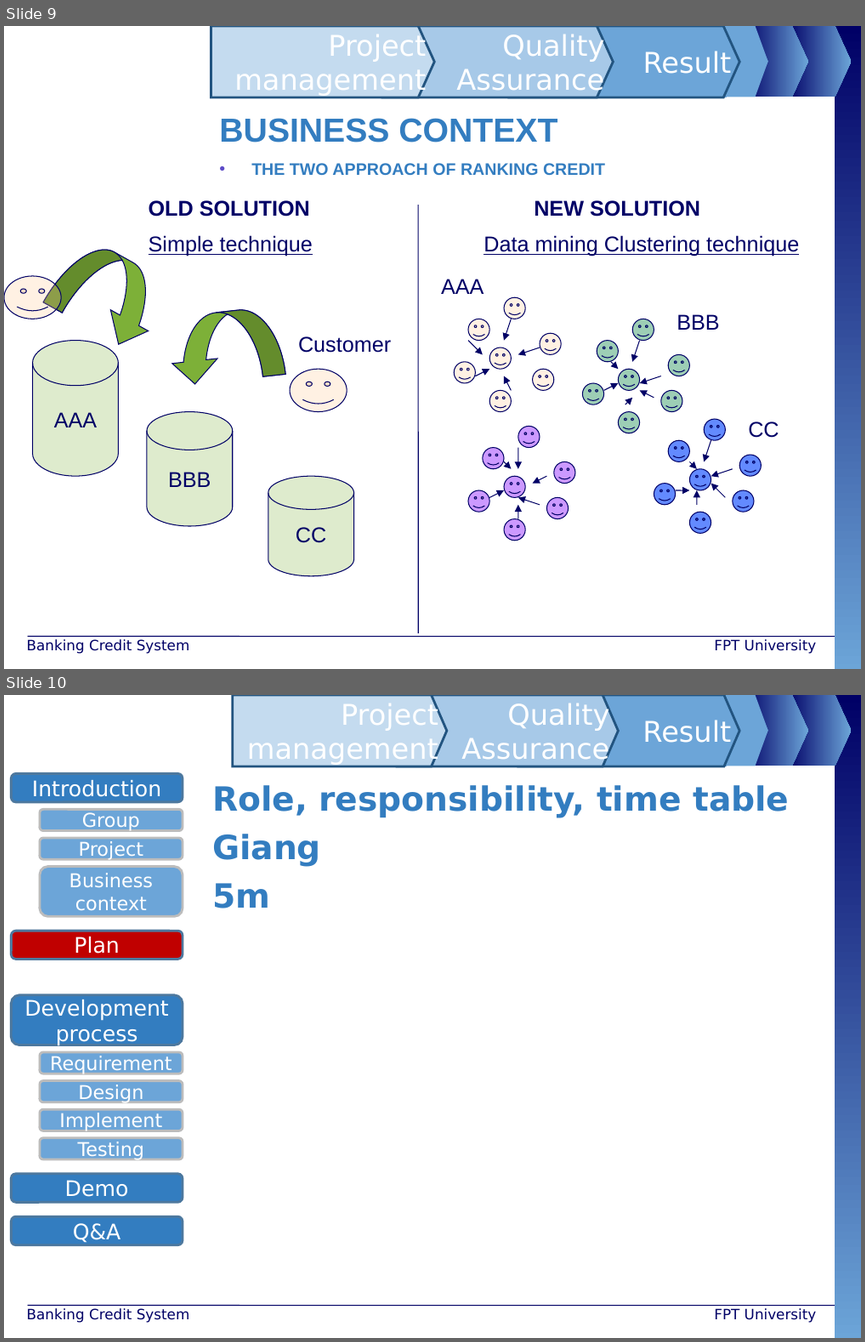
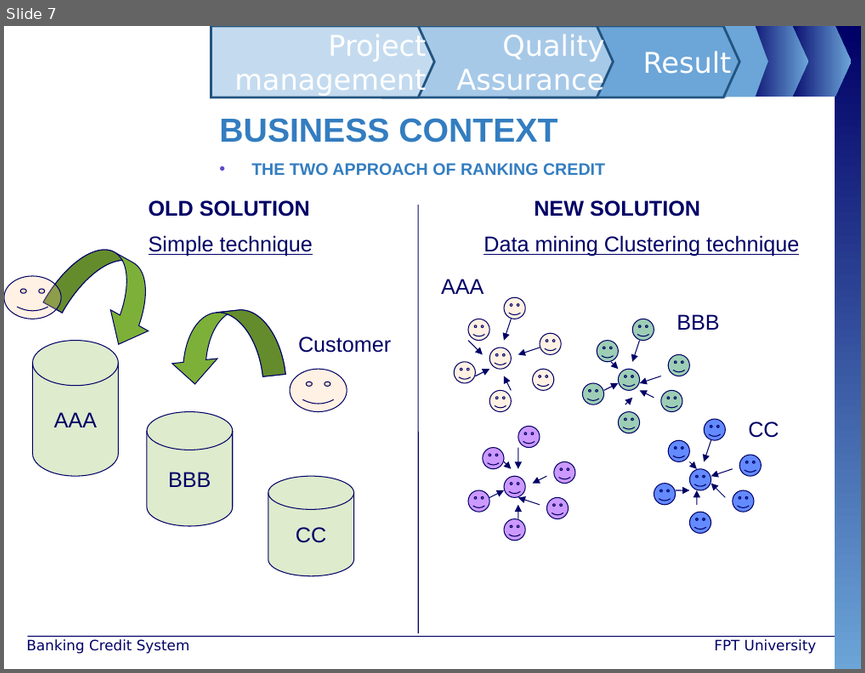
Before and after one commit to maily89/fbdm, a slide deck: Deliverables/LongNT.ppt. Shown one above the other, each under a label of ours: slides 9 and 10 before the commit, slide 7 after it. The pictures are 865x1342 and 865x673 pixels, drawn with LibreOffice and Linux fonts; fonts in the diff are those of the drawing; background and template pictures are left out. Boxes give left, top, right and bottom in pixels: in the first picture for what was removed or moved away, otherwise in the second. Text is boxed around its words. In the diff, an @@ line names an element or a change of style, - is before the commit and + after.

```diff
--- a/Deliverables/LongNT.ppt
+++ b/Deliverables/LongNT.ppt
@@ slide 10 removed at (x1=4, y1=695, x2=861, y2=1338), background #FFFFFF; not listed: 10 template elements that a slide beside it also shows @@
@@ freeform shape removed at (x1=233, y1=695, x2=447, y2=766) @@
-Project management
@@ freeform shape removed at (x1=397, y1=695, x2=618, y2=766) @@
-Quality Assurance
@@ freeform shape removed at (x1=518, y1=695, x2=739, y2=766) @@
-Result
@@ text removed at (x1=212, y1=785, x2=789, y2=908) @@
-Role, responsibility, time table
-Giang
-5m
@@ group removed at (x1=11, y1=774, x2=183, y2=1244): 12 rounded rectangles @@
-Introduction
-Development process
-Demo
-Q&A
-Requirement
-Design
-Testing
-Group
-Project
-Business context
-Implement
-Plan
@@ text removed at (x1=27, y1=1308, x2=190, y2=1322) @@
-Banking Credit System
@@ text removed at (x1=714, y1=1308, x2=817, y2=1322) @@
-FPT University
@@ what was slide 9 is now slide 7 @@
```
Also in this commit, not shown: 2 slides changed, 25 other slides removed.
